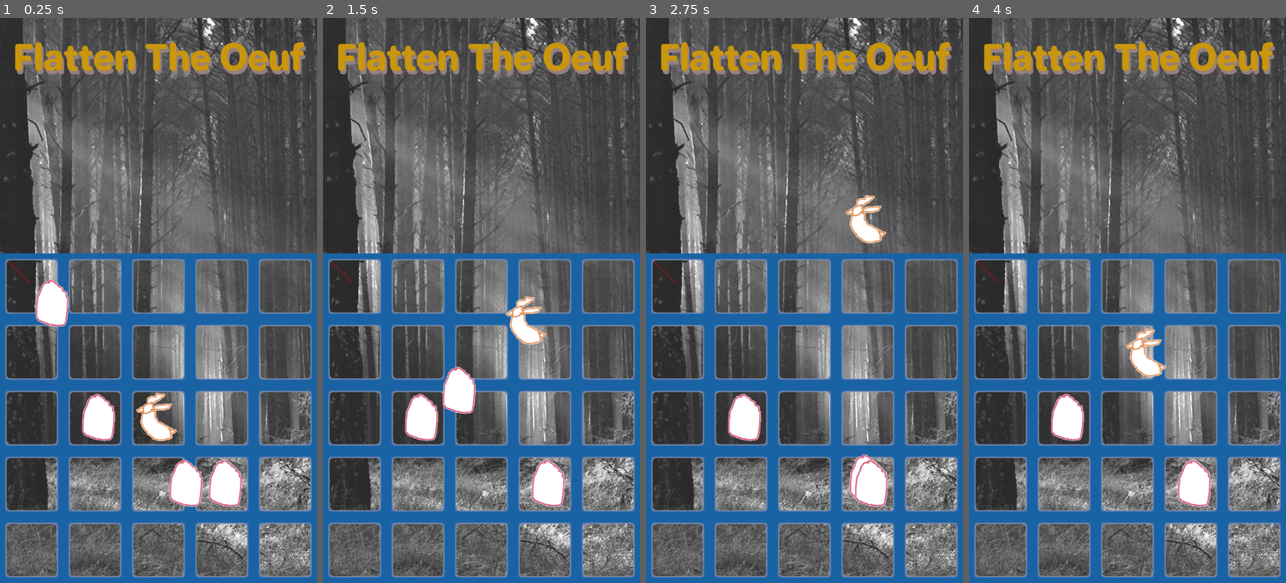
Above: before the commit, frames 1-4 (left to right).
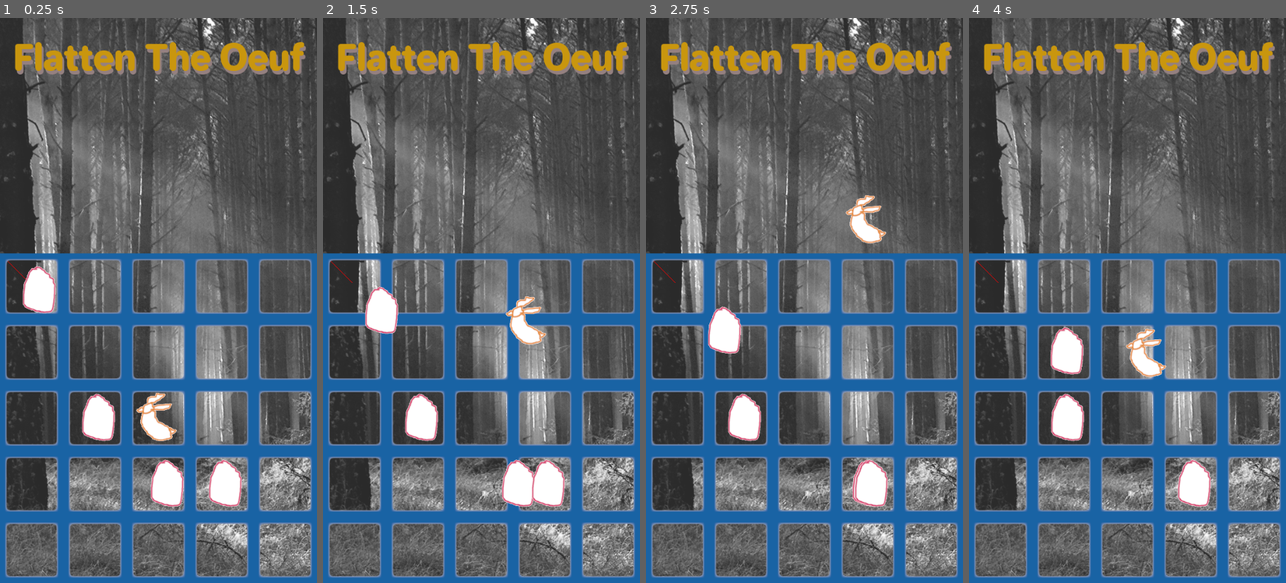
Above: after the commit, the same moments.

Repository: incshaun/FlattenTheOeuf
Game: Godot game, scene res://GameScene.tscn
The game is run twice, just before and just after one commit, with the same random seed, the same clock (stepped at 60 frames per second) and the same inputs.
Inputs (mouse positions are in pixels of both pictures, inside the frame that each line leads up to):
- Up to frame 1 (0.25 s): no input
- Up to frame 2 (1.5 s): move the mouse to (551, 272) at 0.52 s; click (551, 272) at 0.67 s; move the mouse to (418, 328) at 1.27 s; click (418, 328) at 1.42 s
- Up to frame 3 (2.75 s): move the mouse to (836, 176) at 2.02 s; click (836, 176) at 2.17 s
- Up to frame 4 (4 s): move the mouse to (1111, 413) at 2.77 s; click (1111, 413) at 2.92 s; move the mouse to (1222, 385) at 3.52 s; click (1222, 385) at 3.67 s

The runs differ from the first frame. In frame 1, 2.0% of the frame differs, in the area x 7-64%, y 43-87%; in frame 2, 2.1%, in the area x 13-76%, y 47-87%; in frame 3, 0.9%; in frame 4, 0.7%.

Commit message:
Added egg pickup and dropoff states.

Diff:
--- /dev/null
+++ b/Highlight.tscn
@@ -0,0 +1,11 @@
+[gd_scene load_steps=2 format=2]
+
+[ext_resource path="res://select.png" type="Texture" id=1]
+
+[node name="TextureRect" type="TextureRect"]
+show_behind_parent = true
+margin_right = 256.0
+margin_bottom = 256.0
+texture = ExtResource( 1 )
+expand = true
+stretch_mode = 1
--- a/TileRegion.gd
+++ b/TileRegion.gd
@@ -4,11 +4,14 @@
 var gridN : int = 5
 var numEgg: int = 4
 var rabbitSpeed : float = 2.0 # tiles per second.
-var eggSpeed : float = 1.5 # tiles per second.
+var eggSpeed : float = 0.35 # tiles per second.
 
 const tileScene = preload ("res://TileBackground.tscn")
 const eggScene = preload ("res://EggPiece.tscn")
 const bunnyScene = preload ("res://BunnyPiece.tscn")
+const highlightScene = preload ("res://Highlight.tscn")
+
+enum ObjectState { Static, Moving, Holding, Carrying, BeingCarried }
 
 class MoveableObject:
 	var region
@@ -19,6 +22,10 @@
 
 	# the state of the object
 	var target
+	# if heading towards object, then this is the target.
+	var targetObject
+	# if carrying an object, then this is the object.
+	var carriedObject
 	# end point if moving.
 	var end
 	# start point while moving
@@ -31,6 +38,8 @@
 		region = reg
 		objInstance = i
 		objTilePosition = pos
+		start = pos
+		target = ObjectState.Static
 		setPosition ()
 
 	# update display position to match objTilePosition
@@ -39,24 +48,76 @@
 		objInstance.rect_size = Vector2 (1.0 / region.gridN, 1.0 / region.gridN) * region.rect_size
 
 	func move (delta, speed):
+		# If tracking an object, then update end position.
+		if targetObject != null:
+			end = targetObject.objTilePosition
+
+		# Take a step towards the end position.
+		print ("VV", end, start)
 		var distance = (end - start).length ()
-		progress += delta * speed / distance
+		if distance > 0:
+			progress += delta * speed / distance
+		else:
+			progress = 1.0
+
+		# If reached the target, take actions based on state.
 		if progress >= 1.0:
 			progress = 1.0
-			target = null
 			start = end
-		objTilePosition = start + progress * (end - start)
+			objTilePosition = start + progress * (end - start)
+			objTilePosition = Vector2 (round (objTilePosition.x), round (objTilePosition.y))
+
+			print ("At tp ", objTilePosition)
+			if targetObject != null and target == ObjectState.Moving:
+				target = ObjectState.Holding
+				carriedObject = targetObject
+				carriedObject.target = ObjectState.BeingCarried
+				carriedObject.objInstance.visible = false
+				targetObject = null
+			elif carriedObject != null and target == ObjectState.Carrying:
+				target = ObjectState.Static
+				carriedObject.objTilePosition = objTilePosition
+				carriedObject.setPosition ()
+				carriedObject.objInstance.visible = true
+				carriedObject.target = ObjectState.Static
+				carriedObject = null
+			else:
+				target = ObjectState.Static
+		else:
+			objTilePosition = start + progress * (end - start)
 		setPosition ()
 
 var allEggs = []
 var bunny
+var highlight
+var highlightedEgg = null
 
-var rabbitTarget = null
-var rabbitStart = null
-var rabbitEnd = null
-var rabbitProgress = 0.0
+func highlightEgg (tilePos):
+	var closestEgg = null
+	var closestDistance = null
+	for egg in allEggs:
+		if egg.target == ObjectState.Static or egg.target == ObjectState.Moving:
+			var dist = (egg.objTilePosition + Vector2 (0.5, 0.5) - tilePos).length ()
+			if closestEgg == null or dist < closestDistance:
+				closestEgg = egg
+				closestDistance = dist
+
+	highlightedEgg = null
+	highlight.visible = false
+	if highlight.get_parent () != null:
+		highlight.get_parent ().remove_child (highlight)
+	if closestEgg != null and closestDistance < 0.5:
+		closestEgg.objInstance.add_child (highlight)
+		highlight.rect_position = Vector2 (0, 0)
+		highlight.visible = true
+		highlightedEgg = closestEgg
 
 func _ready():
+
+	highlight = highlightScene.instance ()
+	highlight.rect_size = Vector2 (1.0 / gridN, 1.0 / gridN) * rect_size
+	highlight.visible = false
+	add_child (highlight)
 
 	print ("Ready")
 	# place a grid of tiles.
@@ -79,18 +140,18 @@
 
 func _process(delta):
 	# Move the rabbit.
-	if bunny.target != null:
+	if bunny.target == ObjectState.Moving or bunny.target == ObjectState.Carrying:
 		bunny.move (delta, rabbitSpeed)
 
 	# Find any eggs that can move.
 	for egg in allEggs:
-		if egg.target == null:
+		if egg.target == ObjectState.Static:
 			# stationary egg. See if any other stationary eggs are in sight.
 			# if so, find the closest.
 			var bestOther = null
 			var bestDistance = null
 			for otherEgg in allEggs:
-				if otherEgg != egg and otherEgg.target == null:
+				if otherEgg != egg and otherEgg.target == ObjectState.Static:
 					var posDiff = egg.objTilePosition - otherEgg.objTilePosition
 					var pdx = int (posDiff.x)
 					var pdy = int (posDiff.y)
@@ -101,26 +162,36 @@
 							bestOther = otherEgg
 							bestDistance = pdistance
 			if bestOther != null:
-				egg.target = 1
+				egg.target = ObjectState.Moving
 				egg.end = bestOther.objTilePosition
 				egg.start = egg.objTilePosition
 				egg.progress = 0.0
 
 	# Move the eggs.
 	for egg in allEggs:
-		if egg.target != null:
+		if egg.target == ObjectState.Moving:
 			egg.move (delta, eggSpeed)
 
 func _input(event):
+	if event is InputEventMouseMotion:
+		if bunny.target == ObjectState.Static:
+			highlightEgg (((event.position - rect_position) * Vector2 (gridN, gridN) / rect_size))
 	if event is InputEventMouseButton:
 		if event.button_index == BUTTON_LEFT:
 			var tilePosition = ((event.position - rect_position) * Vector2 (gridN, gridN) / rect_size)
 			var intTilePosition = Vector2 (int (tilePosition.x), int (tilePosition.y))
 			if event.pressed:
 				print("Left button was clicked at ", event.position, tilePosition, intTilePosition)
-				if bunny.target == null:
+				if bunny.target == ObjectState.Static:
+					highlightEgg (((event.position - rect_position) * Vector2 (gridN, gridN) / rect_size))
 					bunny.end = intTilePosition
-					bunny.target = 1
+					bunny.target = ObjectState.Moving
+					bunny.targetObject = highlightedEgg
+					bunny.progress = 0.0
+				if bunny.target == ObjectState.Holding:
+					bunny.end = intTilePosition
+					bunny.target = ObjectState.Carrying
+					bunny.targetObject = null
 					bunny.progress = 0.0
 
 func _draw():
Binary file added: select.png
Not shown, added: select.png.import
Not shown, changed: .gitignore
